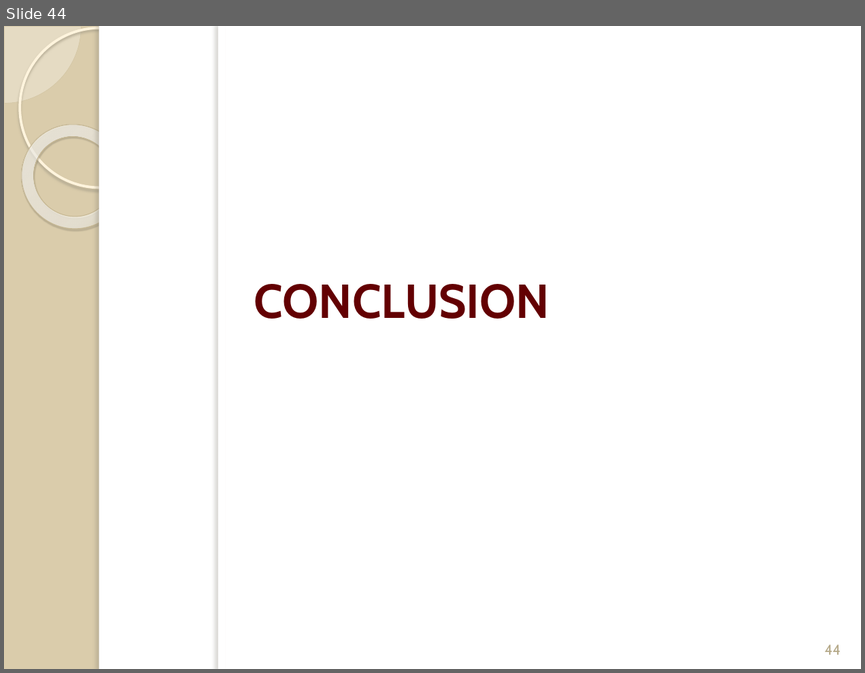
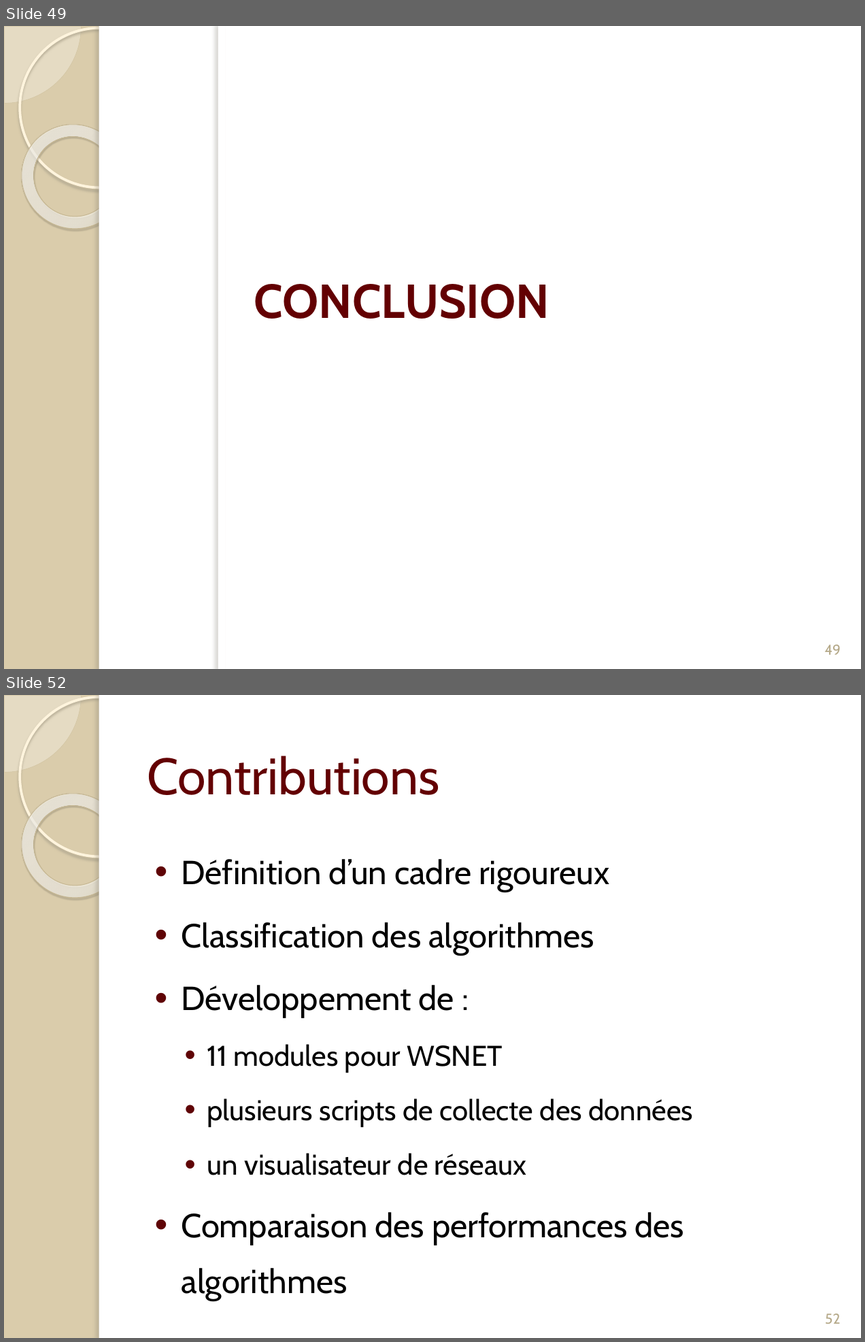
Before and after one commit to Patre/Energy-saving-in-sensors--networks, a slide deck: Redaction/Presentation/pres.pptx. Shown one above the other, each under a label of ours: slide 44 before the commit, slides 49 and 52 after it; the slides between them are not shown. The pictures are 865x673 and 865x1342 pixels, drawn with LibreOffice and Linux fonts; fonts in the diff are those of the drawing. Boxes give left, top, right and bottom in pixels: in the first picture for what was removed or moved away, otherwise in the second. Text is boxed around its words. In the diff, an @@ line names an element or a change of style, - is before the commit and + after.

```diff
--- a/Redaction/Presentation/pres.pptx
+++ b/Redaction/Presentation/pres.pptx
@@ slide 52 added at (4, 695, 861, 1338), background #DACCAB; not listed: 5 template elements that a slide beside it also shows @@
@@ title added at (147, 756, 439, 795), 43 pt, text #630002 @@
+Contributions
@@ text added at (181, 859, 693, 1300), 28 pt, text #000000 @@
+• Définition d’un cadre rigoureux
+• Classification des algorithmes
+• Développement de :
+  • 11 modules pour WSNET
+  • plusieurs scripts de collecte des données
+  • un visualisateur de réseaux
+• Comparaison des performances des algorithmes
@@ page number added at (825, 1313, 840, 1323), 12 pt, text #B6A98A @@
+52
@@ what was slide 44 is now slide 49 @@
@@ page number at (825, 644, 841, 654): text changed @@
-44
+49
```
Also in this commit, not shown: 5 slides changed, 8 other slides added, 1 slide removed, 1 other file.
